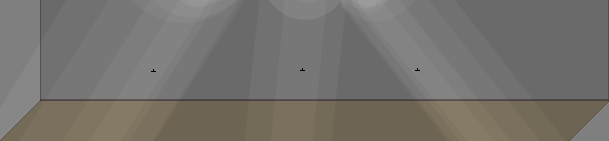
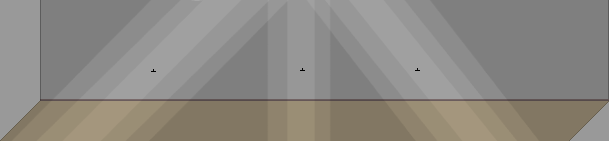
Layer changes from the first w=609, h=141 image to the second:
"canama_lights_layer": opacity 50% → 40%, painted on it over bbox(0, 0, 609, 141)
